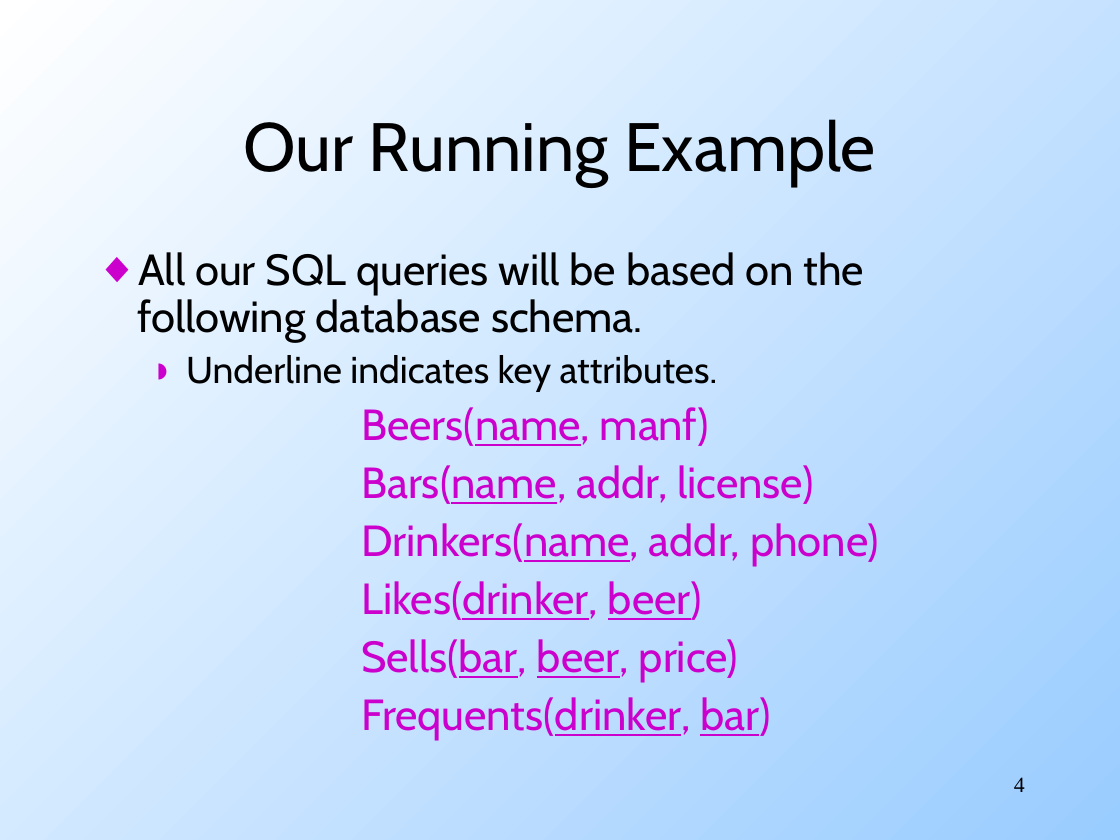
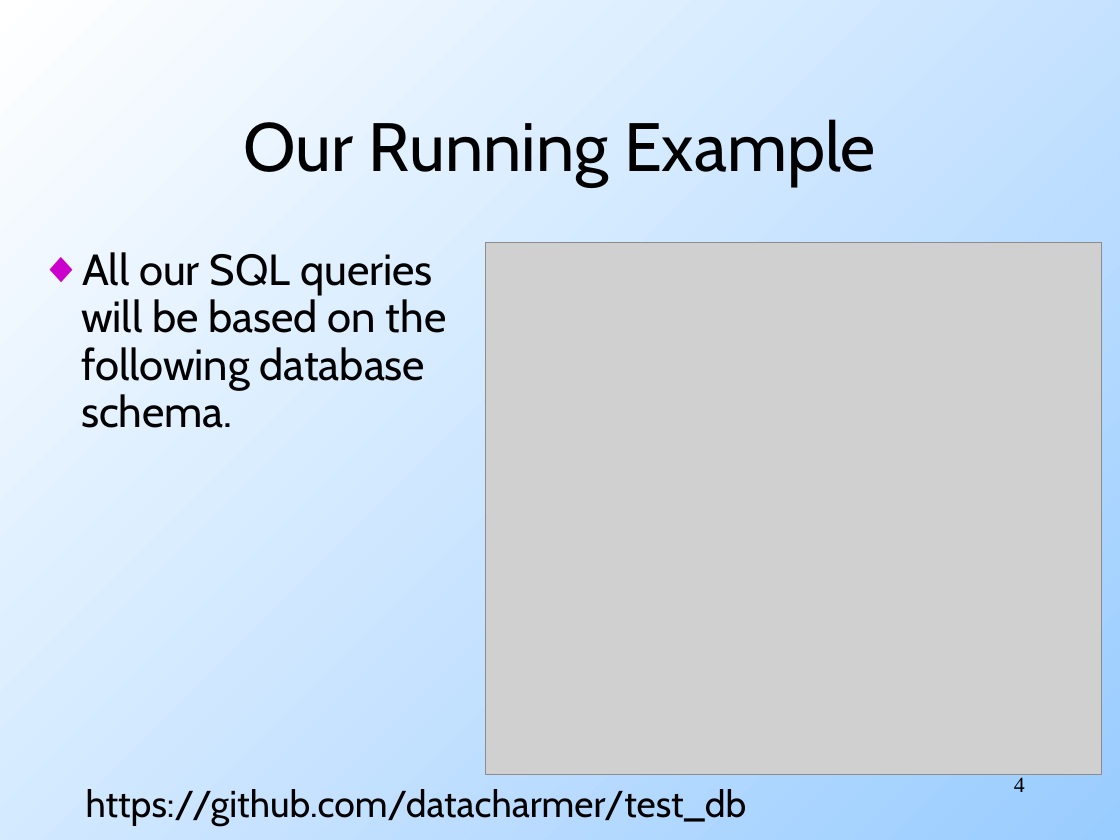
Before and after one commit to mohankgaddam/eas503ubcourse, a slide deck: slide 4 of _downloads/SQL.ppt. Drawn at 1120x840 pixels with LibreOffice and Linux fonts; fonts in the diff are those of the drawing; grey boxes stand for pictures. Boxes give left, top, right and bottom in pixels: in the first picture for what was removed or moved away, otherwise in the second. Text is boxed around its words. In the diff, an @@ line names an element or a change of style, - is before the commit and + after.

Commit message:
Adding new example to SQL slides

```diff
--- a/_downloads/SQL.ppt
+++ b/_downloads/SQL.ppt
@@ text "All our SQL queries will ...": place and size @@
-text "All our SQL queries will ..." at (137,252,879,740)
+text "All our SQL queries will ..." at (81,252,447,428)
@@ picture added at (485,243,1101,775) @@
@@ text at (186,355,879,740): paragraphs removed @@
-  ◗ Underline indicates key attributes.
-Beers(name, manf)
-Bars(name, addr, license)
-Drinkers(name, addr, phone)
-Likes(drinker, beer)
-Sells(bar, beer, price)
-Frequents(drinker, bar)
@@ text added at (86,789,747,826), 24 pt, text #000000 @@
+https://github.com/datacharmer/test_db
```
